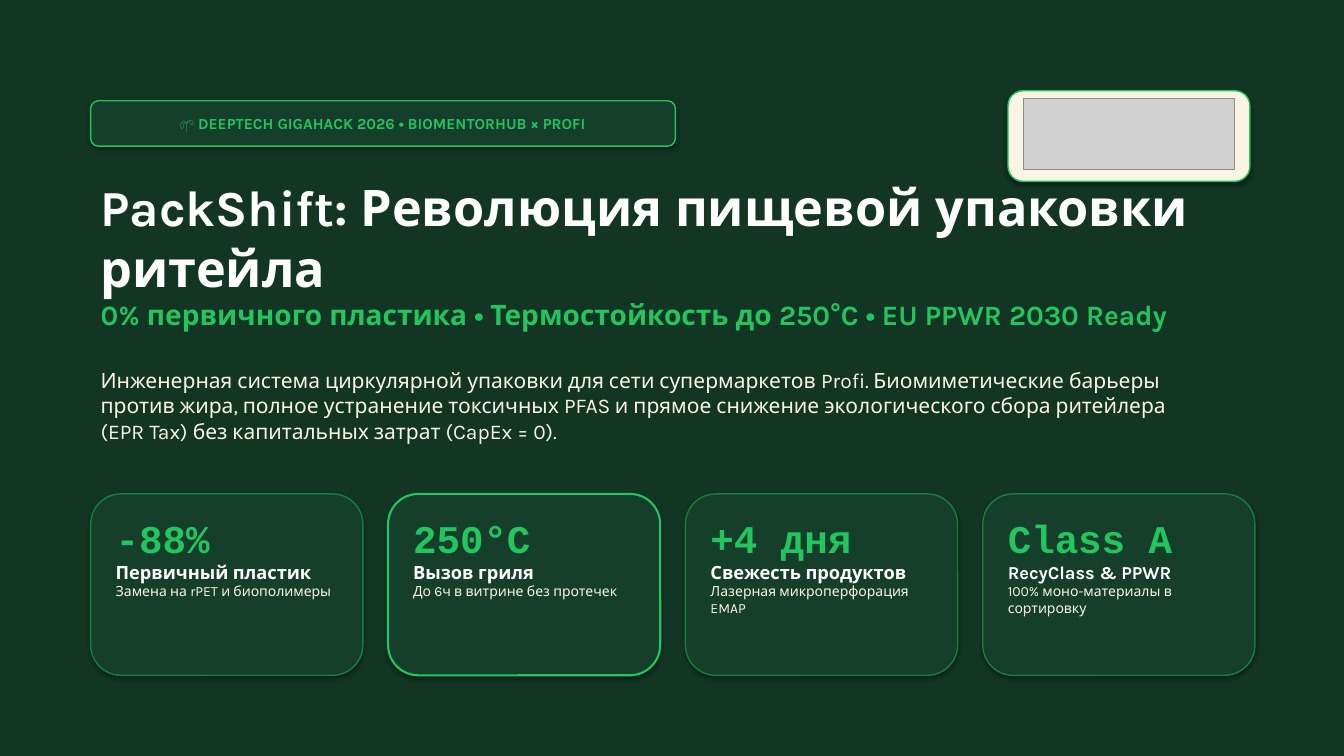
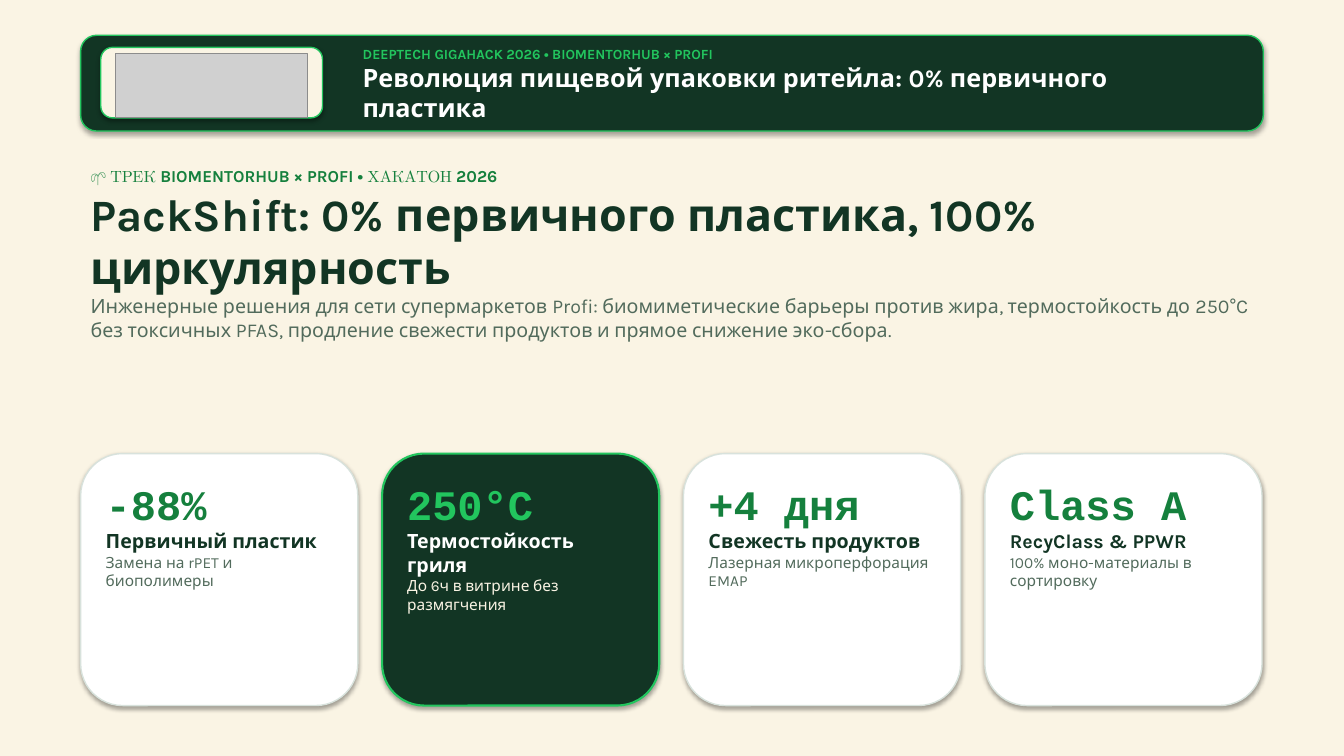
Before and after one commit to lisqrn/Hackaton-202636, a slide deck: slide 1 of PackShift_Profi_Gigahack2026.pptx. Drawn at 1344x756 pixels with LibreOffice and Linux fonts; fonts in the diff are those of the drawing; grey boxes stand for pictures. Boxes give left, top, right and bottom in pixels: in the first picture for what was removed or moved away, otherwise in the second. Text is boxed around its words. In the diff, an @@ line names an element or a change of style, - is before the commit and + after.

Commit message:
style: overhaul presentation and slide deck to 100% match website visual styling and butter-pine brand identity

```diff
--- a/PackShift_Profi_Gigahack2026.pptx
+++ b/PackShift_Profi_Gigahack2026.pptx
@@ rectangle at box(0, 0, 1344, 756): fill #123524 to #FAF4E4; outline #123524 0.75 pt to #FAF4E4 0.75 pt @@
@@ rounded rectangle added at box(81, 35, 1263, 131), fill #123524, outline #22C55E 1 pt @@
@@ rounded rectangle: place and size @@
-rounded rectangle at box(1008, 91, 1250, 181)
+rounded rectangle at box(101, 47, 323, 118)
@@ picture: place and size @@
-picture at box(1023, 99, 1235, 169)
+picture at box(116, 53, 308, 117)
@@ text at box(363, 50, 1107, 118): text changed; size 20 to 18 pt; text colour #22C55E to #FFFFFF @@
-PackShift: Революция пищевой упаковки ритейла
-0% первичного пластика • Термостойкость до 250°C • EU PPWR 2030 Ready
+DEEPTECH GIGAHACK 2026 • BIOMENTORHUB × PROFI
+Революция пищевой упаковки ритейла: 0% первичного пластика
@@ rounded rectangle removed at box(91, 101, 676, 146) @@
-🌱 DEEPTECH GIGAHACK 2026 • BIOMENTORHUB × PROFI
@@ text at box(91, 170, 1248, 342): text changed; size 15 to 14 pt; text colour #FAF4E4 to #526B5C @@
-Инженерная система циркулярной упаковки для сети супермаркетов Profi. Биомиметические барьеры против жира, полное устранение токсичных PFAS и прямое снижение экологического сбора ритейлера (EPR Tax) без капитальных затрат (CapEx = 0).
+🌱 ТРЕК BIOMENTORHUB × PROFI • ХАКАТОН 2026
+PackShift: 0% первичного пластика, 100% циркулярность
+Инженерные решения для сети супермаркетов Profi: биомиметические барьеры против жира, термостойкость до 250°C без токсичных PFAS, продление свежести продуктов и прямое снижение эко-сбора.
@@ fill #153E2B to #FFFFFF; outline #15803D 1 pt to #D8E2DC 1 pt in 3 elements at box(684, 454, 961, 706), box(985, 454, 1262, 706), box(81, 454, 358, 706) @@
@@ rounded rectangle: place and size @@
-rounded rectangle at box(91, 494, 363, 676)
+rounded rectangle at box(81, 454, 358, 706)
@@ text "-88%": place and size @@
-text "-88%" at box(116, 527, 331, 600)
+text "-88%" at box(106, 492, 317, 590)
@@ text "-88%" at box(106, 492, 317, 590): size 28 to 30 pt, text colour #22C55E to #15803D in "-88%"; size 13 to 14 pt, text colour #FFFFFF to #123524 in "Первичный пластик"; size 10 to 11 pt, text colour #FAF4E4 to #526B5C in "Замена на rPET и биополимеры" @@
@@ rounded rectangle: place and size @@
-rounded rectangle at box(388, 494, 660, 676)
+rounded rectangle at box(382, 454, 659, 706)
@@ rounded rectangle at box(382, 454, 659, 706): fill #153E2B to #123524 @@
@@ text "250°C": place and size @@
-text "250°C" at box(413, 526, 617, 600)
+text "250°C" at box(407, 491, 574, 614)
@@ rounded rectangle: place and size @@
-rounded rectangle at box(686, 494, 958, 676)
+rounded rectangle at box(684, 454, 961, 706)
@@ text "+4 дня": place and size @@
-text "+4 дня" at box(710, 527, 908, 613)
+text "+4 дня" at box(708, 492, 929, 586)
@@ text "+4 дня" at box(708, 492, 929, 586): size 28 to 30 pt, text colour #22C55E to #15803D in "+4 дня"; size 13 to 14 pt, text colour #FFFFFF to #123524 in "Свежесть продуктов"; size 10 to 11 pt, text colour #FAF4E4 to #526B5C in "Лазерная микроперфорация EMAP" @@
@@ rounded rectangle: place and size @@
-rounded rectangle at box(983, 494, 1255, 676)
+rounded rectangle at box(985, 454, 1262, 706)
@@ text "Class A": place and size @@
-text "Class A" at box(1008, 525, 1173, 617)
+text "Class A" at box(1010, 490, 1192, 590)
@@ text "Class A" at box(1010, 490, 1192, 590): size 28 to 30 pt, text colour #22C55E to #15803D in "Class A"; size 13 to 14 pt, text colour #FFFFFF to #123524 in "RecyClass & PPWR"; size 10 to 11 pt, text colour #FAF4E4 to #526B5C in "100% моно-материалы в сортировку" @@
@@ text at box(407, 491, 533, 533): size 28 to 30 pt in "250°C" @@
@@ text at box(407, 532, 574, 614): text changed; size 10 to 11 pt @@
-Вызов гриля
-До 6ч в витрине без протечек
+Термостойкость гриля
+До 6ч в витрине без размягчения
```
Also in this commit, not shown: 7 other slides changed, 4 other files.
